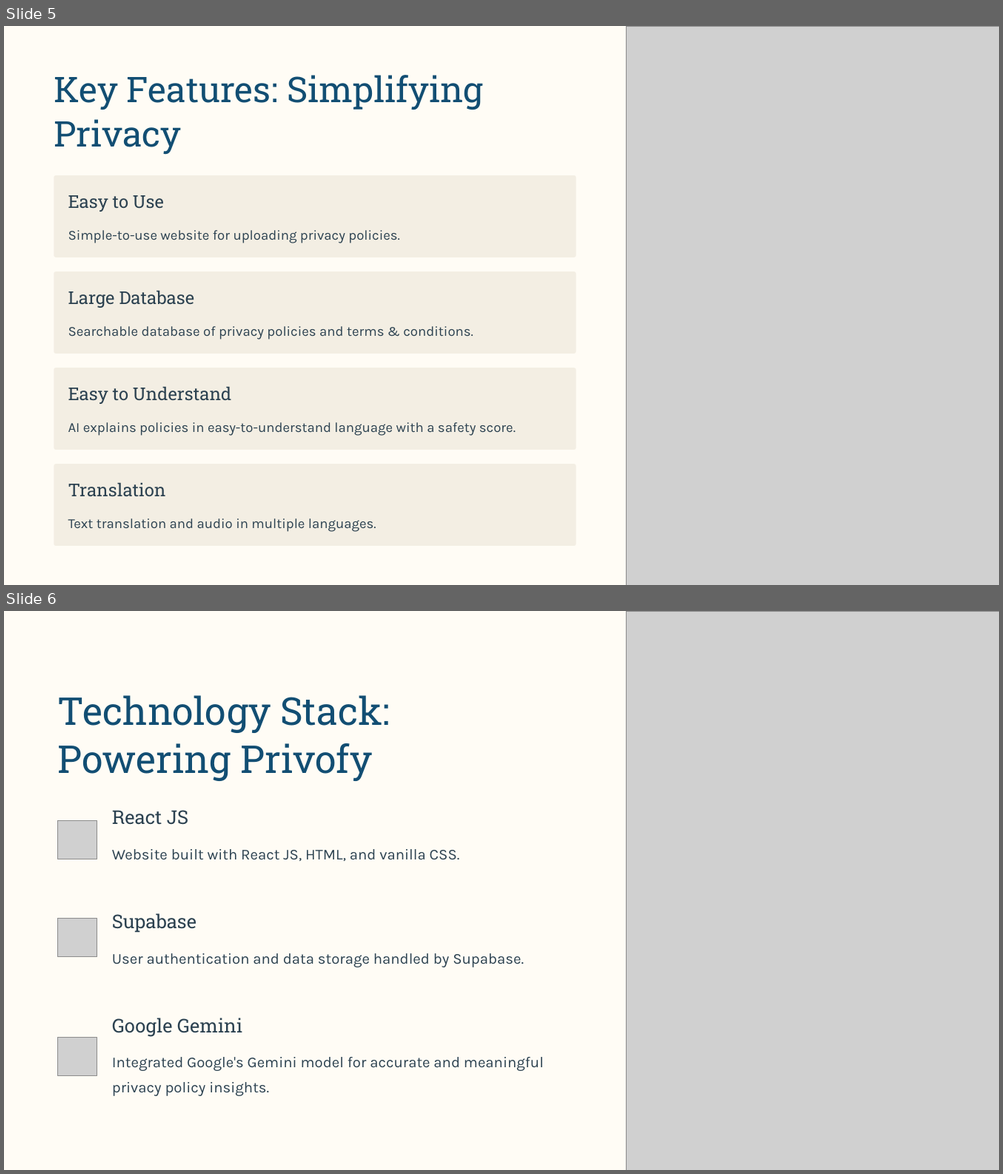
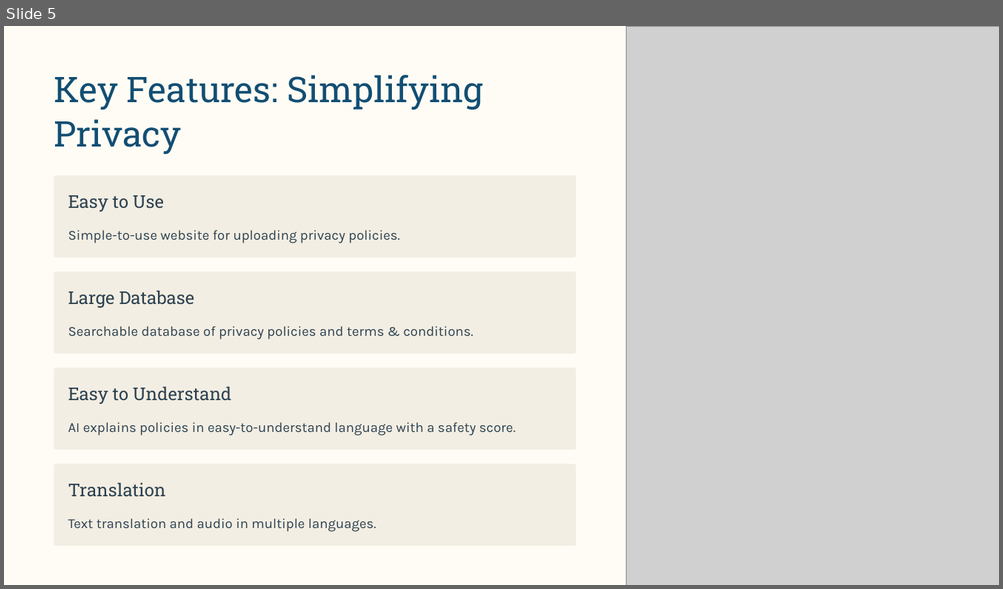
Before and after one commit to ShivanshCoding36/Privofy, a slide deck: Privofy.pptx. Shown one above the other, each under a label of ours: slides 5 and 6 before the commit, slide 5 after it. The pictures are 1003x1174 and 1003x589 pixels, drawn with LibreOffice and Linux fonts; fonts in the diff are those of the drawing; grey boxes stand for pictures; background and template pictures are left out. Boxes give left, top, right and bottom in pixels: in the first picture for what was removed or moved away, otherwise in the second. Text is boxed around its words. In the diff, an @@ line names an element or a change of style, - is before the commit and + after.

```diff
--- a/Privofy.pptx
+++ b/Privofy.pptx
@@ slide 6 removed at [4, 611, 999, 1170], background #FFFFFF; not listed: 1 template element that a slide beside it also shows @@
@@ picture removed at [626, 611, 999, 1170] @@
@@ text removed at [58, 695, 390, 781] @@
-Technology Stack: Powering Privofy
@@ text removed at [112, 810, 189, 825] @@
-React JS
@@ picture removed at [58, 820, 96, 859] @@
@@ text removed at [112, 849, 460, 861] @@
-Website built with React JS, HTML, and vanilla CSS.
@@ picture removed at [58, 919, 96, 957] @@
@@ text removed at [112, 914, 196, 933] @@
-Supabase
@@ text removed at [112, 954, 523, 968] @@
-User authentication and data storage handled by Supabase.
@@ text removed at [112, 1018, 242, 1037] @@
-Google Gemini
@@ picture removed at [58, 1037, 96, 1076] @@
@@ text removed at [112, 1057, 543, 1096] @@
-Integrated Google's Gemini model for accurate and meaningful privacy policy insights.
```
Also in this commit, not shown: 4 slides changed, 1 slide added, 1 other slide removed.
